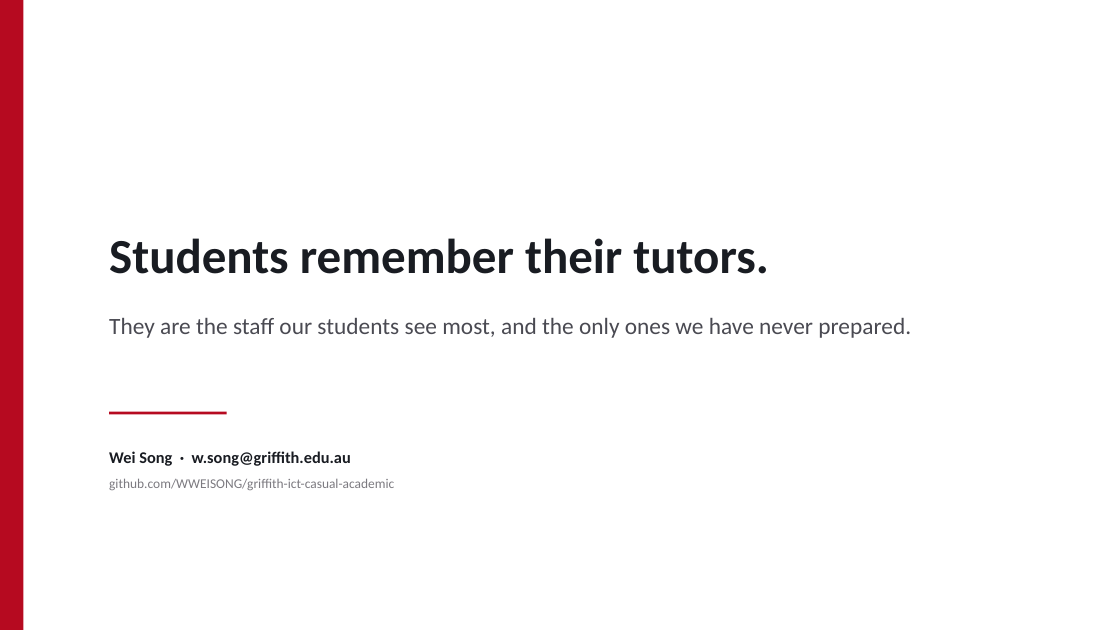
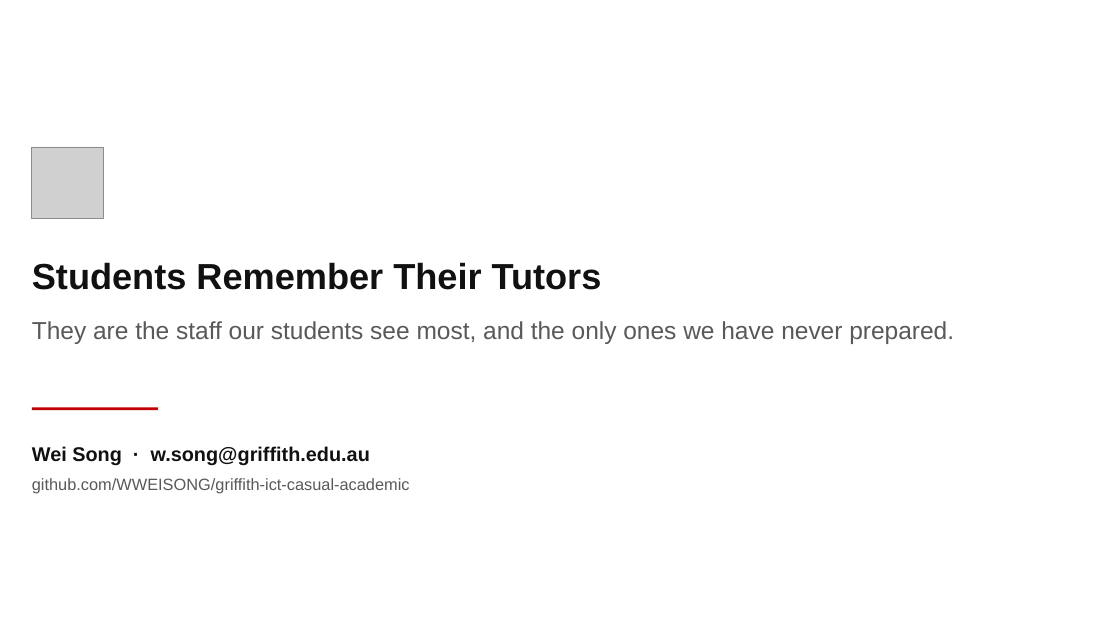
Before and after one commit to WWEISONG/griffith-ict-casual-academic, a slide deck: slide 14 of docs/tutor-program/HoS-briefing.pptx. Drawn at 1120x630 pixels with LibreOffice and Linux fonts; fonts in the diff are those of the drawing; grey boxes stand for pictures. Boxes give left, top, right and bottom in pixels: in the first picture for what was removed or moved away, otherwise in the second. Text is boxed around its words. In the diff, an @@ line names an element or a change of style, - is before the commit and + after.

```diff
--- a/docs/tutor-program/HoS-briefing.pptx
+++ b/docs/tutor-program/HoS-briefing.pptx
@@ rectangle removed at [0,0,24,630] @@
@@ picture added at [32,147,103,218] @@
@@ text at [32,262,602,290]: text changed; size 42 to 31 pt; font Calibri to Arial; text colour #191C22 to #111111 @@
-Students remember their tutors.
+Students Remember Their Tutors
@@ text "Students Remember Their Tutors": place and size @@
-text "Students Remember Their Tutors" at [109,238,911,338]
+text "Students Remember Their Tutors" at [32,262,954,344]
@@ text at [32,321,954,344]: size 20 to 21 pt, font Calibri to Arial, text colour #4A4A52 to #595959 in "They are the staff our students see ..."; line spacing 1.35 to 1.25 @@
@@ rectangle: place and size @@
-rectangle at [109,412,227,414]
+rectangle at [32,408,158,410]
@@ rectangle at [32,408,158,410]: fill #B60A20 to #C00000 @@
@@ text "Wei Song · w.song@griffith.edu.au": place and size @@
-text "Wei Song · w.song@griffith.edu.au" at [109,451,394,490]
+text "Wei Song · w.song@griffith.edu.au" at [32,446,410,494]
@@ text "Wei Song · w.song@griffith.edu.au" at [32,446,410,494]: size 14 to 17 pt, text colour #191C22 to #111111 in "Wei Song · w.song@griffith.edu.au"; font Calibri to Arial; size 11.5 to 14 pt, text colour #7C7A80 to #595959 in "github.com/WWEISONG/griffith-ict-casual-academic"; line spacing 1.2 to 1.15; more space between paragraphs @@
```
Also in this commit, not shown: 13 other slides changed, 3 other files.
